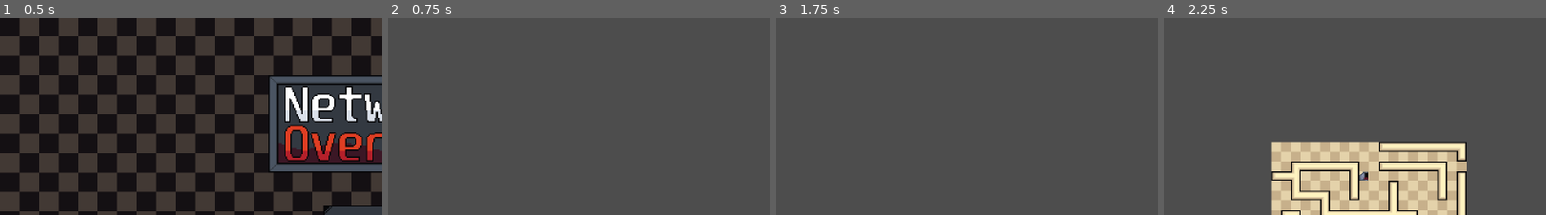
Above: before the commit, frames 1-4 (left to right).
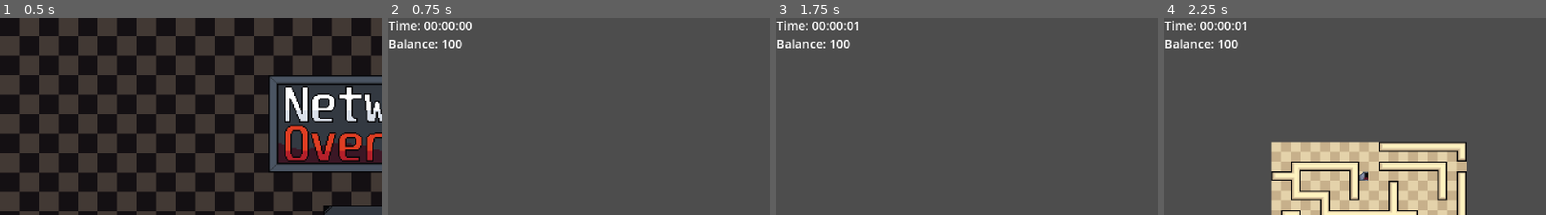
Above: after the commit, the same moments.

Repository: xNashix/NetworkOverflow
Game: Godot game, scene res://scenes/title_screen.tscn
Same seed, same stepped clock (60 frames per second), same inputs: the game is played once before the commit and once after it.
Inputs (mouse positions are % of the whole screen's width and height, from its top left):
- Up to frame 1 (0.5 s): no input
- Up to frame 2 (0.75 s): click (51, 52) at 0.5 s
- Up to frame 3 (1.75 s): tap Enter at 1.25 s; move the mouse to (72, 45) at 1.27 s; hold D (ui_right) from 1.28 s (still down); click (72, 45) at 1.42 s
- Up to frame 4 (2.25 s): move the mouse to (30, 55) at 2.02 s; release D (ui_right) at 2.03 s; hold S (ui_down) from 2.03 s (still down)
The pictures show only the part of the screen within x 0-50%, y 0-50%; the shares and areas given below are measured in that part.

Frame 1 is identical in both runs. In frame 2, 1.0% of the frame differs, in the area x 0-22%, y 1-16%; in frame 3, 1.0%; in frame 4, 1.0%.

Commit message:
Labels
Pridany Label pre Timer a Balance

Diff:
--- a/scenes/main.tscn
+++ b/scenes/main.tscn
@@ -1,8 +1,10 @@
-[gd_scene load_steps=4 format=3 uid="uid://b1tq1eyh84rhn"]
+[gd_scene load_steps=5 format=3 uid="uid://b1tq1eyh84rhn"]
 
 [ext_resource type="Script" uid="uid://b6xavk3aqsmqe" path="res://scripts/main.gd" id="1_0wfyh"]
 [ext_resource type="PackedScene" uid="uid://bb2gxlrqpq0wn" path="res://scenes/offices/office_01.tscn" id="2_sugp2"]
 [ext_resource type="Script" uid="uid://beteituhvmobw" path="res://scripts/camera.gd" id="3_sugp2"]
+
+[sub_resource type="SystemFont" id="SystemFont_sugp2"]
 
 [node name="Main" type="Node2D"]
 script = ExtResource("1_0wfyh")
@@ -15,4 +17,24 @@
 [node name="Camera2D" type="Camera2D" parent="."]
 script = ExtResource("3_sugp2")
 
+[node name="CanvasLayer" type="CanvasLayer" parent="."]
+
+[node name="TimerLabel" type="Label" parent="CanvasLayer"]
+texture_filter = 1
+offset_top = -1.0
+offset_right = 69.0
+offset_bottom = 22.0
+theme_override_fonts/font = SubResource("SystemFont_sugp2")
+theme_override_font_sizes/font_size = 10
+text = "Time: 00:00:00"
+horizontal_alignment = 2
+
+[node name="BalanceLabel" type="Label" parent="CanvasLayer"]
+texture_filter = 1
+offset_top = 14.0
+offset_right = 66.0
+offset_bottom = 37.0
+theme_override_font_sizes/font_size = 10
+text = "Balance: 100"
+
 [connection signal="timeout" from="SpawnTimer" to="." method="_on_spawn_timer_timeout"]
--- a/scripts/main.gd
+++ b/scripts/main.gd
@@ -13,6 +13,8 @@
 ]
 # Timer, ktorý riadi spawnovanie PC a kancelárií
 @onready var spawn_timer: Timer = $SpawnTimer
+# Timer, ktorý riadi čas hráča v hre
+@onready var timer_label = $CanvasLayer/TimerLabel
 
 # Zoznam všetkých spawnutých kancelárií
 var offices = []
@@ -28,6 +30,8 @@
 var occupied_positions = []
 # Veľkosť jednej kancelárie (grid systém)
 const ROOM_SIZE = 160
+# Počiatočný čas hráča
+var elapsed_time: float = 0.0
 
 # Smery, do ktorých sa môže spawnúť nová kancelária
 var DIRECTIONS = [
@@ -262,9 +266,19 @@
 		print("ROOM FULL -> spawning new office")
 		spawn_new_office()
 
-	# Náhodný interval spawnovania
 	spawn_timer.wait_time = randf_range(1.0, 2.0)
 	spawn_timer.start()
+
+func _process(_delta):
+	elapsed_time += _delta
+
+	var total_seconds = int(elapsed_time)
+
+	var play_hours = int(total_seconds / 3600.0)
+	var play_minutes = int((total_seconds % 3600) / 60.0)
+	var play_seconds = total_seconds % 60
+
+	timer_label.text = "Time: %02d:%02d:%02d" % [play_hours, play_minutes, play_seconds]
 
 # -------------------------
 # EXIT TO TITLE SCREEN
